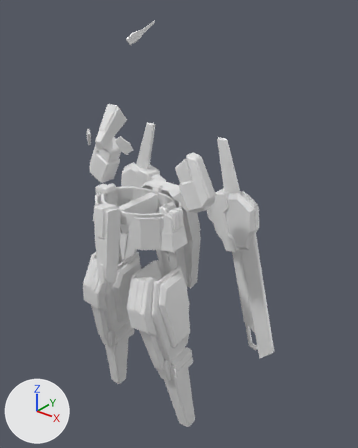
Two versions of the FBX model Assets/Model/Armor Set 1.fbx, one commit apart.
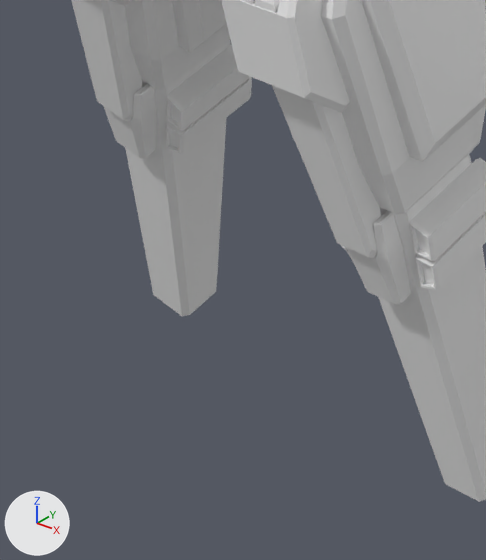
Old and new are each drawn whole from a camera (50 mm lens) standing at (1.427, -1.49, 1.795) and looking at (0.087, 0.185, 0.756) and again close up on the part from 21% to 53% of the width and 69% to 98% of the height. Every picture has the same lights, and +X, +Y and +Z are marked at lower left. The last two pictures show the newer version. Where no turn or scale is listed for an object, it has been applied to the vertices.

In view in the first close-up: 'Leg Armor'.
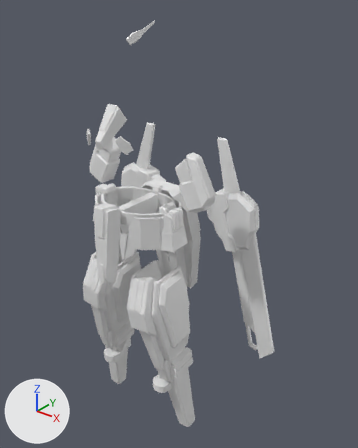
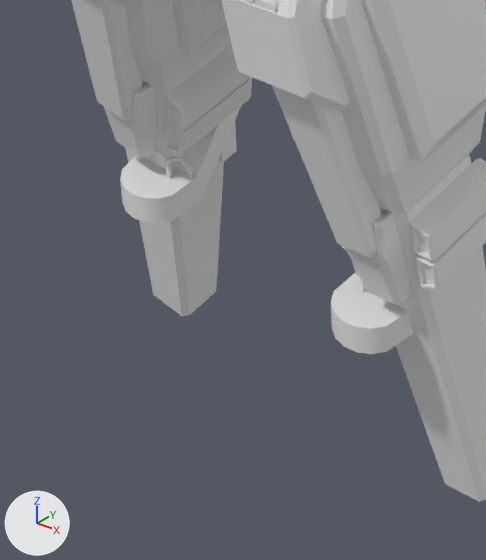
The change, as a diff of the scene's bpy script:
```diff
--- a/Assets/Model/Armor Set 1.fbx.py
+++ b/Assets/Model/Armor Set 1.fbx.py
@@ me_cube_020 @@
+me_cube_020.from_pydata(...)  # 408 vertices, 362 faces; spans x -0.233..0.233, y -0.107..0.1, z -0.031..0.137
@@ ob_cube_004 @@
+ob_cube_004 = bpy.data.objects.new('Cube.004', me_cube_020)
+ob_cube_004.location = (0.0, 0.0, 0.0)
```

Boxes [x1, y1, x2, y2] around the edits, measured in the close-ups (486 x 560 px):
'Cube.004', added
    after: [120, 40, 413, 354]
